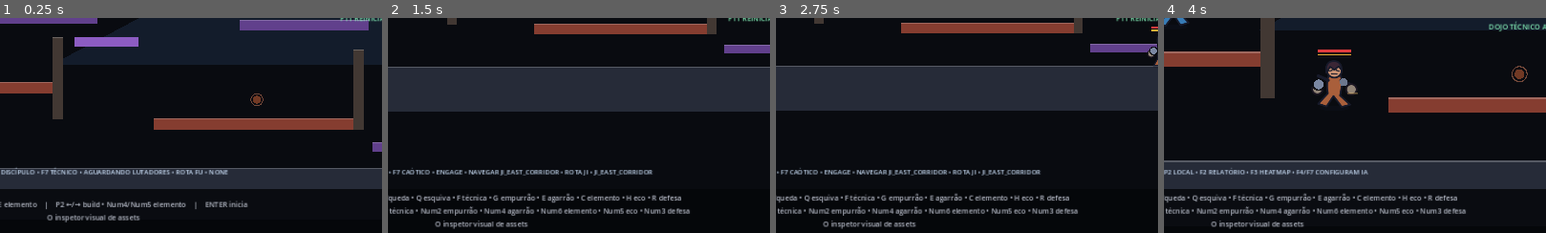
Above: before the commit, frames 1-4 (left to right).
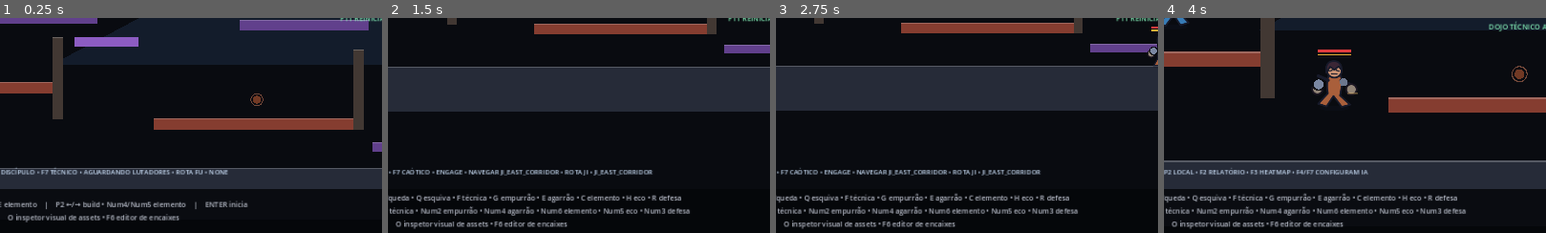
Above: after the commit, the same moments.

Repository: Tehkne-Solutions/taijifu-masters
Game: Godot game, scene res://scenes/main.tscn
Same seed, same stepped clock (60 frames per second), same inputs: the game is played once before the commit and once after it.
Inputs:
- Up to frame 1 (0.25 s): no input
- Up to frame 2 (1.5 s): tap Enter (start_match) at 0.5 s; hold D (p1_right) from 0.53 s (still down); tap K (clear_variant_comparison) at 0.6 s; tap W (p1_jump) at 0.77 s; tap F7 (cycle_bot_personality) at 1.35 s
- Up to frame 3 (2.75 s): tap W (p1_jump) at 1.52 s; release D (p1_right) at 2.03 s; hold A (p1_left) from 2.03 s (still down); tap ] (dojo_next_slot) at 2.1 s
- Up to frame 4 (4 s): release A (p1_left) at 2.78 s; hold D (p1_right) from 2.78 s (still down); tap [ (dojo_previous_slot) at 2.85 s; tap W (p1_jump) at 3.02, 3.77 s; tap F8 (dojo_toggle) at 3.6 s
The pictures show only the part of the screen within x 38-88%, y 50-100%; the shares and areas given below are measured in that part.

The runs differ from the first frame. In frame 1, 0.8% of the frame differs, in the area x 2-47%, y 91-96%; in frame 2, 0.8%; in frame 3, 0.8%; in frame 4, 0.8%.

Commit message:
docs(hud): exibir atalho do editor de encaixes

Diff:
--- a/scripts/runtime/roster_hud_runtime.gd
+++ b/scripts/runtime/roster_hud_runtime.gd
@@ -10,6 +10,8 @@
 	_sync_character_headings()
 	if not controls_label.text.contains("O inspetor"):
 		controls_label.text += "\nO inspetor visual de assets"
+	if not controls_label.text.contains("F6 editor"):
+		controls_label.text += " • F6 editor de encaixes"
 
 func _sync_character_headings() -> void:
 	var player_one: FighterController = main.get("player_one") as FighterController
@@ -18,7 +20,6 @@
 		player_one_label.text = _replace_first_line(player_one_label.text, "P1 — %s" % player_one.build.character_name.to_upper())
 		player_two_label.text = _replace_first_line(player_two_label.text, "P2 — %s" % player_two.build.character_name.to_upper())
 		return
-
 	var preset_ids: Array = main.get("_preset_ids")
 	var selected_indices: Array = main.get("_selected_preset_indices")
 	if preset_ids.size() < 1 or selected_indices.size() < 2:
